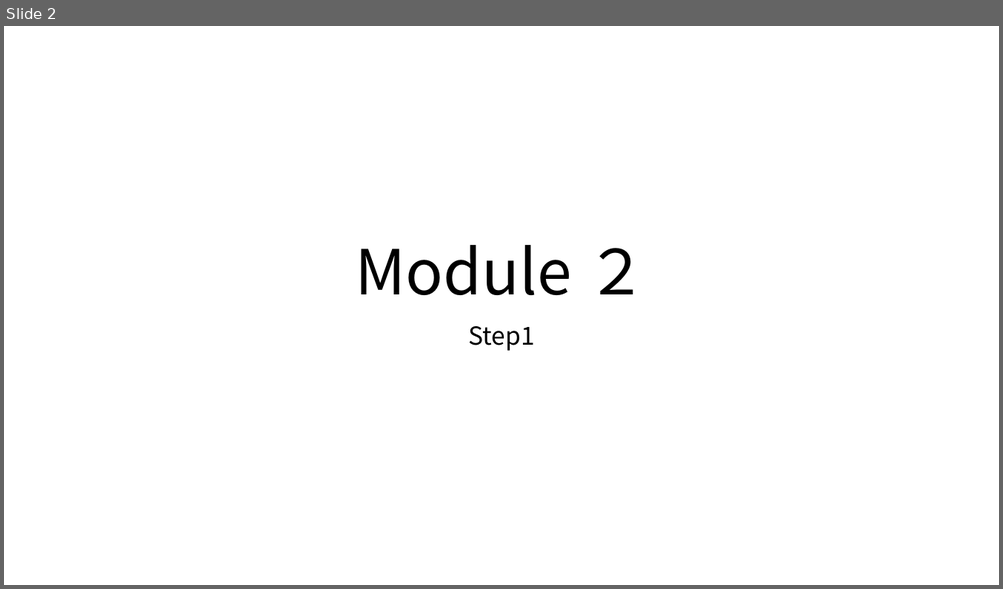
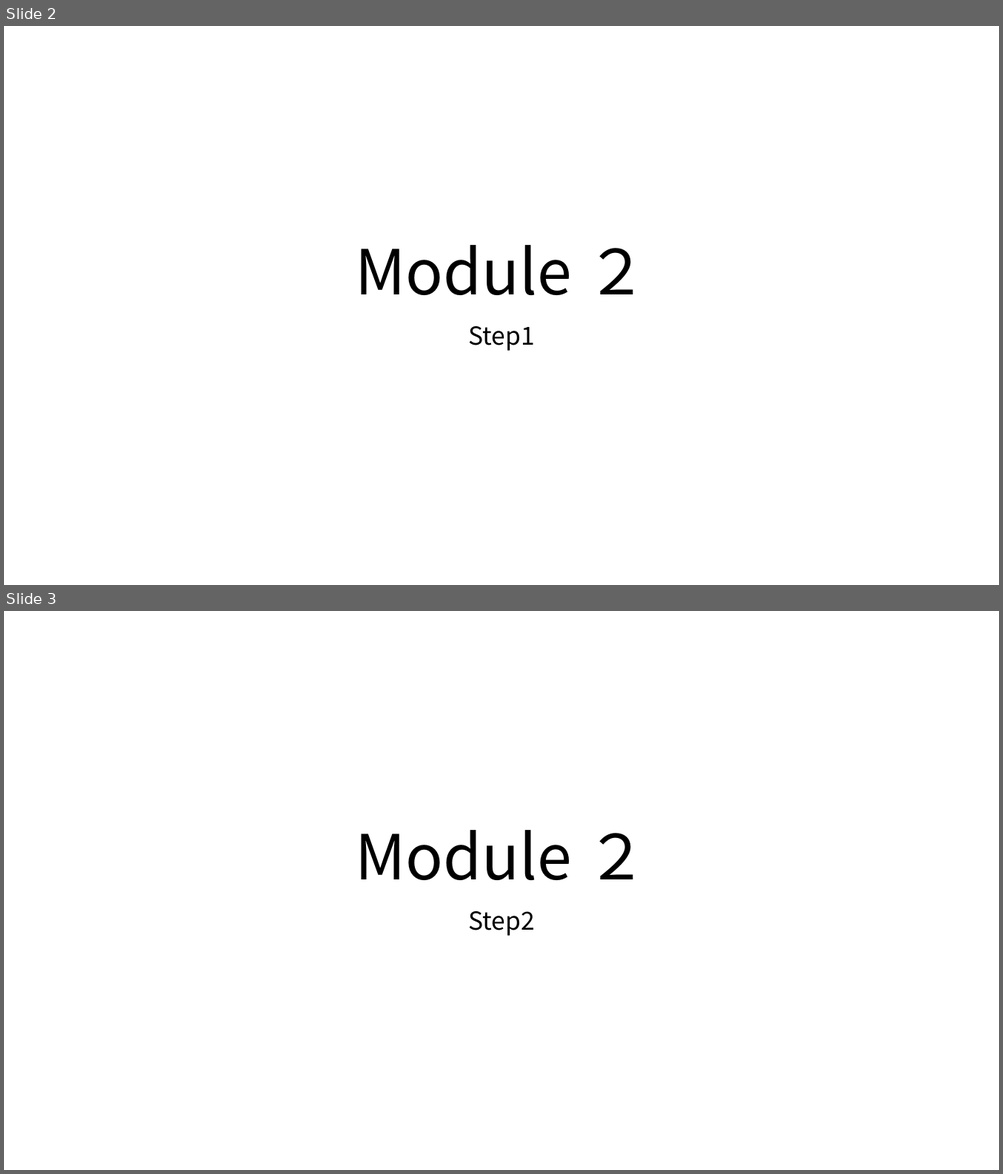
Before and after one commit to ayuina/fusion-dev-sample, a slide deck: docs/images/figures02.pptx. Shown one above the other, each under a label of ours: slide 2 before the commit, slides 2 and 3 after it. The pictures are 1003x589 and 1003x1174 pixels, drawn with LibreOffice and Linux fonts; fonts in the diff are those of the drawing. Boxes give left, top, right and bottom in pixels: in the first picture for what was removed or moved away, otherwise in the second. Text is boxed around its words. In the diff, an @@ line names an element or a change of style, - is before the commit and + after.

```diff
--- a/docs/images/figures02.pptx
+++ b/docs/images/figures02.pptx
@@ slide 3 added at [4,611,999,1170], background #FFFFFF @@
@@ title added at [355,830,648,880], 60 pt, text #000000 @@
+Module ２
@@ subtitle added at [468,911,534,936], 24 pt, text #000000 @@
+Step2
```
Also in this commit, not shown: 7 other slides added, 8 other files.
